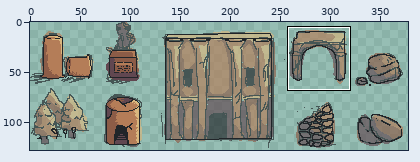
Two states of a pixel-art file, Assets/Sprites/buildings.ase. The first picture is a wide view before the edit; the outline marks the close-up.
Close-up. The starting point:
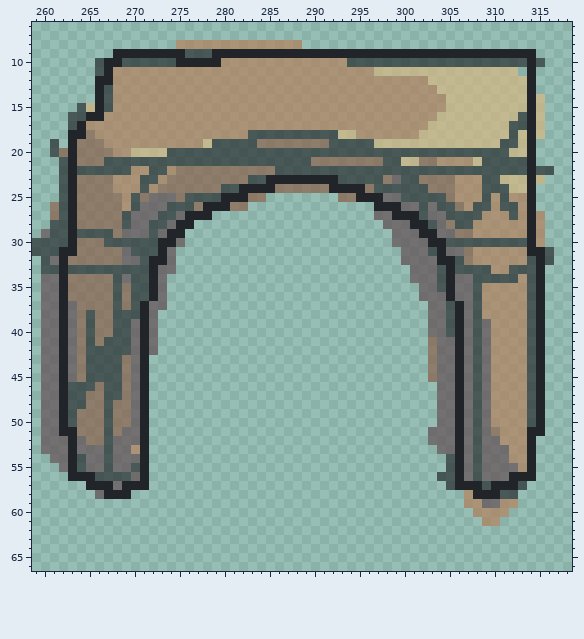
384x128 pixels, 1 frame. Shown: x 259..318, y 6..66. The wide view leaves out empty margins. The commit also changed other parts of the picture, which this record leaves out.
After the commit:
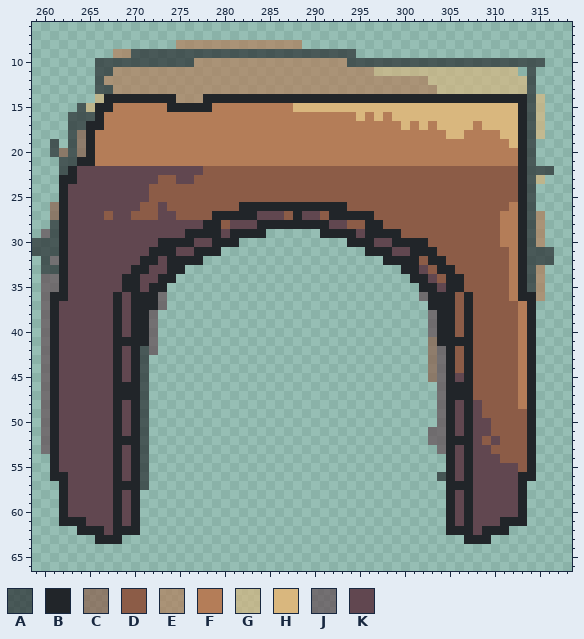
Palette (. is transparent): A #212529a8  B #212529  C #8c5c47a8  D #8c5c47  E #b47d58a8  F #b47d58  G #d9b77ea8  H #d9b77e  J #614750a8  K #614750
Changes in this commit:
layer "Flattened #2" added
layer "Layer 7" removed
@@ x 259..318 @@
  8 ................EEEEEEEEEEEEEE..............................
- 9 .........BBBBBBBBAAABBBBBBBBBBBBBBBBBBBBBBBBBBBBBBBBBBBB....
-10 .......ABBAAAAAABBBBBEEEEEEEEEEEEEEAAAAAAAAAAAAAAAAAAAABA...
-11 .......ABEEEEEEEEEEEEEEEEEEEEEEEEEEEEEGGGGGGGGGGGGGGGG.B....
-12 .......BBEEEEEEEEEEEEEEEEEEEEEEEEEEEEEEEEEEEGGGGGGGGGGGB....
-13 .......BAEEEEEEEEEEEEEEEEEEEEEEEEEEEEEEEEEEEEGGGGGGGGGGB....
-14 .......BAEEEEEEEEEEEEEEEEEEEEEEEEEEEEEEEEEEEEEGGGGGGGGGBG...
-15 .....AGBAEEEEEEEEEEEEEEEEEEEEEEEEEEEEEEEEEEEEEGGGGGGGGGBG...
-16 ....AABBEEEEEEEEEEEEEEEEEEEEEEEEEEEEEEEEEEEEEGGGGGGGGGABG...
-17 ....ABEEEEEEEEEEEEEEEEEEEEEEEEEEEEEEEEEEEEEEGGGGGGGGGAABG...
-18 ....BBCEEEEEEEEEEEEEEEEEAAAAAAAAAAGGEEEEEEEGGGGGGGGGGAGBG...
-19 ..A.BCCCEEEEEEEEEEEGAAAAACCCCCCCCAAAAAGGGGGGGGGGGGGGAAGB....
-20 ..ACBCCCCEEGGGGAAAAAAAAAAAAAAAAAAAAAAAAAAAAAAAAAAAAAAGGB....
-21 ...ABCCCAAAAAAAAAAAAAAAAAAAAAAACCCCCCCCAAGGCCEEEEGAAAAAB....
-22 ...ABAAAAAAEEAAECCCCCCCCCCCAAAAAAAAAAAAAAAAAAAAAAAAAAAABAA..
-23 ...ABCCCCEEEAAECCCCCCCCCAABBBBBBBBAAAAACJAACCCCEEEAAGGGBG...
-24 ...ABCCCCEEEAECCCCCCCAABBBBCCCCCCBBBBCAAAAAACCCEEEAAAGGB....
-25 ...ABCCCCCEACJJJCAAAABBBCC........CCBBBJJAAAAACEEEAEAEEB....
-26 ..CABCCCCCEAJJJAAACBBBCC..............BBBJJAJAACEAAEAAEB....
-27 ..CABCCCCCAJJJAAJBBB..................JJBBBAJJAAAAEEEAEBE...
-28 ..AABCCCCCAJJAAJBB.....................JJJBBAJCAAEEEEEEBE...
-29 .JAABAAAACJJJAJBB.......................JJJBBJJCCEEEEEEBE...
-30 AAAABCCCAAAAAABBJ.......................JJJJBBAAAAAAAAABE...
-31 AAABBCCCCCJAAABJ.........................JJJABJJCEEEEEEBBA..
-32 .AJBCCCCCCJJABBJ.........................JJJJBBACEEEEEEABA..
-33 .AABAAAAAAAAABJJ..........................JJJABAAAAEEAAAB...
-34 .JJBCCCCCAJAABJ...........................JJJABJJAAAAAEAB...
-35 .JJBCCCCCACAABJ............................JJABJJAEEEEEAB...
-36 .JJBCCCCCACAABJ............................JJJBJJAEEEEEAB...
-37 .JJBJCCCCACABJJ.............................JJABJAEEEEEAB...
-38 .JJBJCACCAAABJ..............................JJABJAEEEEEAB...
-39 .JJBJCACCAAJBJ..............................JJABJAJEEEEAB...
-40 .JJBJCACCAAJBJ..............................JJABJAJEEEEAB...
-41 .JJBJCACAAAJBJ..............................CJJBJAJEEEEAB...
-42 .JJBJCAAAAAJBJ..............................CJJBJAJEEEEAB...
-43 .JJBJCAAAACJB...............................CJJBJAJEEEEAB...
-44 .JJBJCAAAACJB...............................CJJBJAJEEEEAB...
-45 .JJBJCAAAACJB...............................CJJBJAJEEEEAB...
-46 .JJBAAACAACJB................................JJBJAJEEEEAB...
-47 .JJBAACCAACJB................................JJBJAJEEEEAB...
-48 .JJBAACCACCJB................................JJBJAJEEEEAB...
-49 .JJBACCCACCJB................................JJBJAJEEEEAB...
-50 .JJBACCCACCJB................................JJBJAJEEEEAB...
-51 .JJBBCCCACJJB...............................JJJBJAJCEEEBB...
-52 .JJJBJCCAJJJB...............................JJJBJAJJEEEB....
-53 .JJJBJJJAJJEB................................JJBJAJJJEEB....
-54 ..JJBAJJAJJJB.................................ABJAJJJEEB....
-55 ...JBAJJAJJAB.................................ABJAJJJJEB....
-56 ....BBBAAAAJB................................AABJAJJJBBB....
-57 ......BBBJBBB.................................ABBBABBBA.....
-58 .......JBBB.....................................EBBBAA......
-59 ................................................EEJJEE......
-60 .................................................EEEE.......
-61 ..................................................EE........
-62 ............................................................
-63 ............................................................
+ 9 .........EEAAAAAAAAAAAAAAAAAAAAAAAAA........................
+10 .......AAAAAAAAAAAEEEEEEEEEEEEEEEEEAAAAAAAAAAAAAAAAAAAAAA...
+11 .......AAEEEEEEEEEEEEEEEEEEEEEEEEEEEEEGGGGGGGGGGGGGGGG.A....
+12 .......AEEEEEEEEEEEEEEEEEEEEEEEEEEEEEEEEEEEEGGGGGGGGGGGA....
+13 .......AAEEEEEEEEEEEEEEEEEEEEEEEEEEEEEEEEEEEEGGGGGGGGGGA....
+14 .......GBBBBBBBBEEEBBBBBBBBBBBBBBBBBBBBBBBBBBBBBBBBBBBBAG...
+15 .....AGBBFFFFFFBBBBBFFFFFFFFFHHHHHHHHHHHHHHHHHHHHHHHHHBAG...
+16 ....AAABFFFFFFFFFFFFFFFFFFFFFFFFFFFFHFHFHHHHHHHHHHHHHHBAG...
+17 ....AABBFFFFFFFFFFFFFFFFFFFFFFFFFFFFFFFFFHFHFHHHHFHHHHBAG...
+18 ....ACBFFFFFFFFFFFFFFFFFFFFFFFFFFFFFFFFFFFFFFFHHFFFFHHBAG...
+19 ..A.ACBFFFFFFFFFFFFFFFFFFFFFFFFFFFFFFFFFFFFFFFFFFFFFFHBA....
+20 ..ACACBFFFFFFFFFFFFFFFFFFFFFFFFFFFFFFFFFFFFFFFFFFFFFFFBA....
+21 ...AABBFFFFFFFFFFFFFFFFFFFFFFFFFFFFFFFFFFFFFFFFFFFFFFFBA....
+22 ...ABKKKKKKKKKKKKKKDDDDDDDDDDDDDDDDDDDDDDDDDDDDDDDDDDDBAAA..
+23 ...BBKKKKKKKKKDDKKDDDDDDDDDDDDDDDDDDDDDDDDDDDDDDDDDDDDBAG...
+24 ...BKKKKKKKKKDDDDDDDDDDDDDDDDDDDDDDDDDDDDDDDDDDDDDDDDDBA....
+25 ...BKKKKKKKKKDDDDDDDDDDDDDDDDDDDDDDDDDDDDDDDDDDDDDDDDDBA....
+26 ..CBKKKKKKKKDDKDDDDDDDDBBBBBBBBBBBBDDDDDDDDDDDDDDDDDDFBA....
+27 ..CBKKKKDKKDDDKKDDDDBBBBBKKKDBKKDBBBBBDDDDDDDDDDDDDDFFBAE...
+28 ..ABKKKKKKKKKKKKKKKBBDKKKBBBBBBBBKKDDBBDDDDDDDDDDDDDFFBAE...
+29 .JABKKKKKKKKKKKKKBBBBKBBBB......BBBBKBBBBDDDDDDDDDDDFFBAE...
+30 AAABKKKKKKKKKKBBBBKKBBB............BBBKKBBBBDDDDDDDDFFBAE...
+31 AAABKKKKKKKKKBBBKKBBB................BBBKKBBBDDDDDDDDFBAAA..
+32 .AJBKKKKKKKKBBKBBBB....................BBBBDBBDDDDDDDFBAAA..
+33 .AABKKKKKKKBBKKBB........................BBKDBBDDDDDDFBAE...
+34 .JJBKKKKKKBBKKBB..........................BBKDBBDDDDDFBAE...
+35 .JJBKKKKKKBBKBB............................BBKBBDDDDDFBAE...
+36 .JBBKKKKKBKBBBJ............................JBBBDBDDDDFBBE...
+37 .JBKKKKKKBKBBBJ.............................BBBDBDDDDDFB....
+38 .JBKKKKKKBKBBJ..............................JBBDBDDDDDFB....
+39 .JBKKKKKKBKBBJ..............................JBBDBDDDDDFB....
+40 .JBKKKKKKBKBBJ..............................JBBDBDDDDDFB....
+41 .JBKKKKKKBBBBJ..............................CBBBBDDDDDFB....
+42 .JBKKKKKKBKBAJ..............................CJBDBDDDDDFB....
+43 .JBKKKKKKBKBA...............................CJBDBDDDDDFB....
+44 .JBKKKKKKBKBA...............................CJBDBDDDDDFB....
+45 .JBKKKKKKBKBA...............................CJBKBDDDDDFB....
+46 .JBKKKKKKBBBA................................JBBBDDDDDFB....
+47 .JBKKKKKKBBBA................................JBBBDDDDDFB....
+48 .JBKKKKKKBKBA................................JBKBKDDDDFB....
+49 .JBKKKKKKBKBA................................JBKBKDDDDDB....
+50 .JBKKKKKKBKBA................................JBKBKKDDDDB....
+51 .JBKKKKKKBKBA...............................JJBKBKKDDDDB....
+52 .JBKKKKKKBBBA...............................JJBBBKDKDDDB....
+53 .JBKKKKKKBKBA................................JBKBKKDDDDB....
+54 ..BKKKKKKBKBA.................................BKBKKKDDDB....
+55 ..BKKKKKKBKBA.................................BKBKKKKKDB....
+56 ..BBKKKKKBKBA................................ABKBKKKKKBB....
+57 ...BKKKKKBBBA.................................BBBKKKKKB.....
+58 ...BKKKKKBKB..................................BKBKKKKKB.....
+59 ...BKKKKKBKB..................................BKBKKKKKB.....
+60 ...BKKKKKBKB..................................BKBKKKKKB.....
+61 ...BBBKKKBKB..................................BKBKKKBBB.....
+62 .....BBBKBBB..................................BBBKBBB.......
+63 .......BBB......................................BBB.........
 64 ............................................................
Where, in picture pixels (left, top, right, bottom), the same in both close-ups:
changed: (50, 49, 545, 544)
